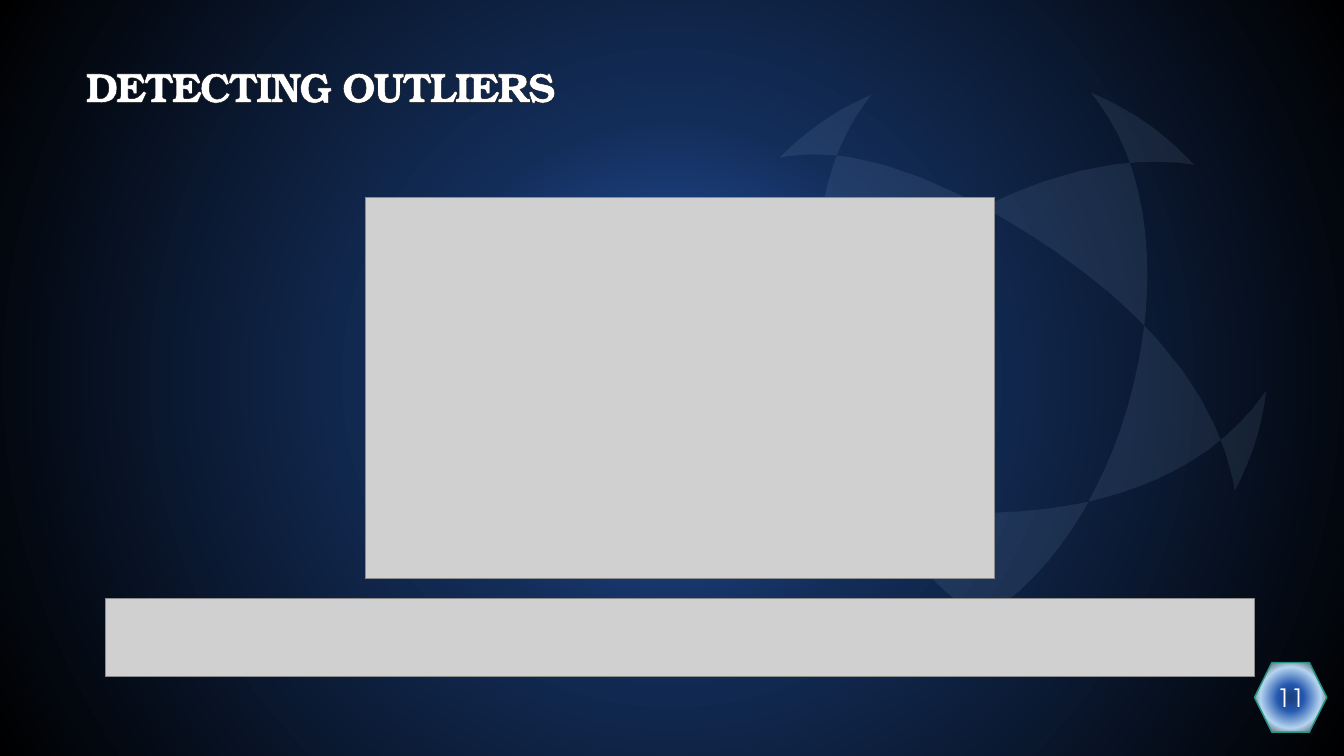
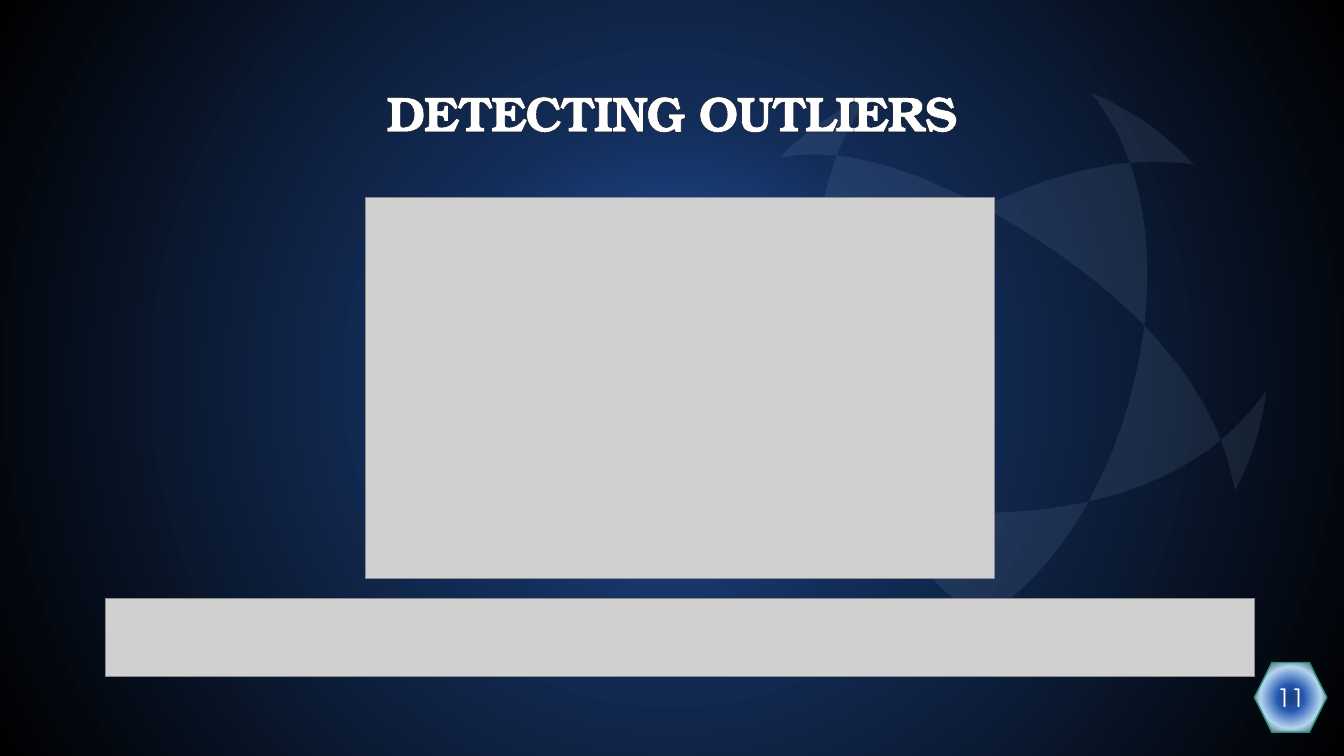
Before and after one commit to Dudi-kreis/Data-science-project, a slide deck: slide 11 of Project Presentation.pptx. Drawn at 1344x756 pixels with LibreOffice and Linux fonts; fonts in the diff are those of the drawing; grey boxes stand for pictures. Boxes give left, top, right and bottom in pixels: in the first picture for what was removed or moved away, otherwise in the second. Text is boxed around its words. In the diff, an @@ line names an element or a change of style, - is before the commit and + after.

```diff
--- a/Project Presentation.pptx
+++ b/Project Presentation.pptx
@@ title "DETECTING OUTLIERS": place and size @@
-title "DETECTING OUTLIERS" at <box>86,73,556,103</box>
+title "DETECTING OUTLIERS" at <box>386,97,957,133</box>
@@ title "DETECTING OUTLIERS" at <box>386,97,957,133</box>: size 30 to 36 pt; alignment justified to centre @@
```
Also in this commit, not shown: 18 other slides changed, 3 slides added, 1 other file.
